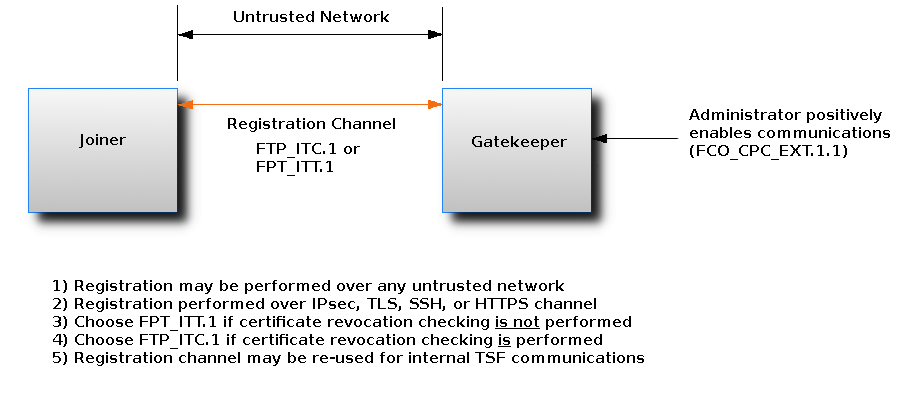
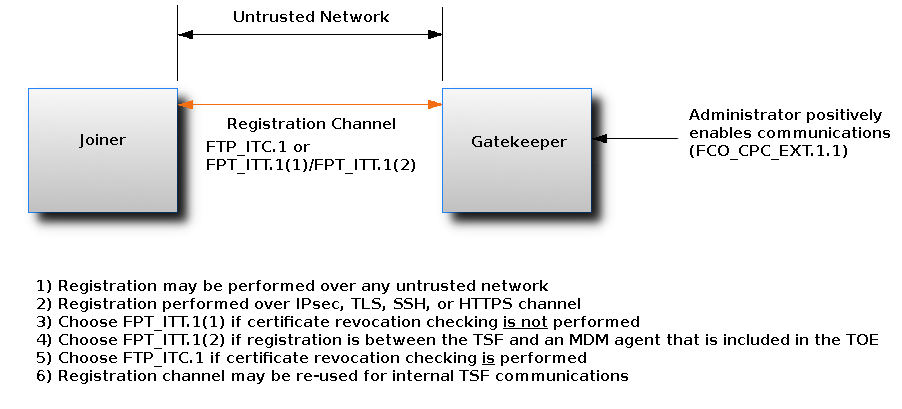
Layers edited between the first and the second 902px x 409px image:
renamed "FTP_ITC.1 or FPT_ITT.1" to "FTP_ITC.1 or ...", painted on it over <box>207,141,415,176</box>
painted on "1) Registration may be perform..." over <box>37,280,878,384</box>
